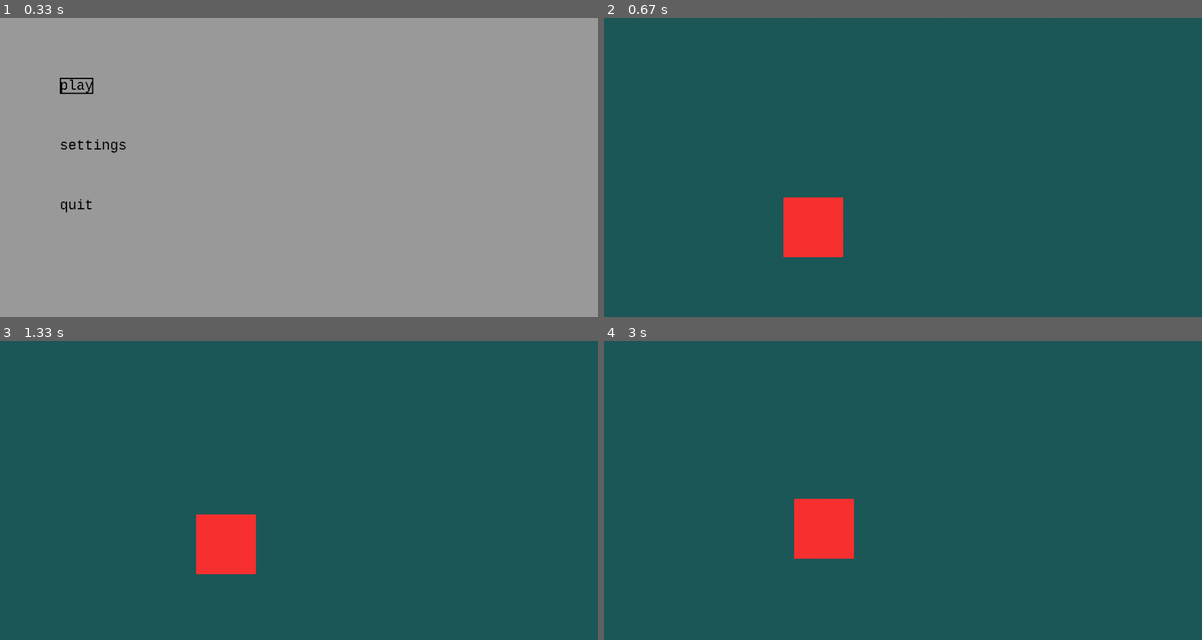
Above: before the commit, frames 1-4 (two rows, left to right).
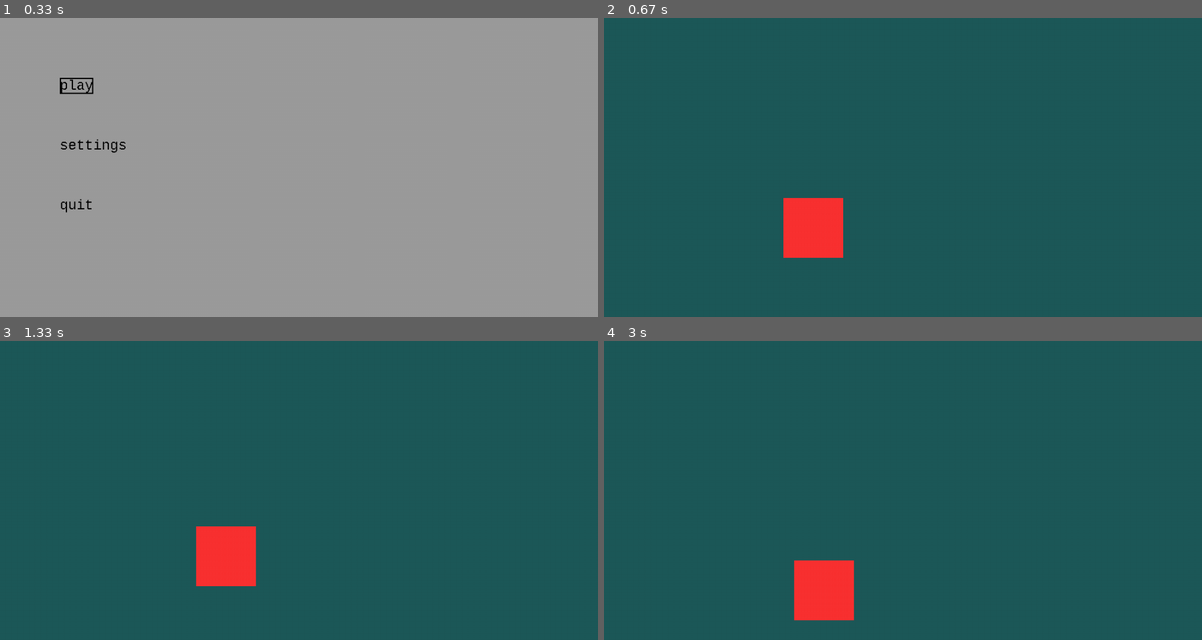
Above: after the commit, the same moments.

Repository: PavelAltynnikov/pygame-controls
Game: pygame game, started from sandbox/__main__.py
Same seed, same stepped clock (60 frames per second), same inputs: the game is played once before the commit and once after it.
Inputs:
- Up to frame 1 (0.33 s): no input
- Up to frame 2 (0.67 s): tap Enter at 0.33 s
- Up to frame 3 (1.33 s): hold Right 0.67-1.13 s; hold Up from 1.17 s (still down)
- Up to frame 4 (3 s): release Up at 1.47 s; hold Right 1.5-1.97 s; hold Left 2-2.53 s; hold Down 2.57-2.87 s; hold Left from 2.9 s (still down)

Frame 1 is identical in both runs. In frame 2, less than 0.1% of the frame differs, in the area x 30-40%, y 60-81%; in frame 3, 0.8%; in frame 4, 4.1%, in the area x 31-42%, y 52-94%.

Commit message:
add jumping movement

Diff:
--- a/sandbox/game_rules.py
+++ b/sandbox/game_rules.py
@@ -1,30 +1,36 @@
-from .model import Character, Point
+from .model import Character
 from .controllers import Controller
 
 
 class Mover:
     def __init__(self, controller: Controller):
         self._controller = controller
+        self._gravitation = 0.005
+        self._start_speed = -1.5
+        self._current_speed = 0
 
     def move_character(self, character: Character):
-        speed = 0
-        character.move_to(
-            Point(
-                x=self._get_new_x(character.location.x, speed),
-                y=self._get_new_y(character.location.y, speed)
-            )
-        )
+        character.change_x(self._calculate_x(speed=0))
+        character.change_y(self._calculate_y(character))
 
-    def _get_new_x(self, start_x: float, speed: float) -> float:
+    def reset(self, character: Character):
+        self._current_speed = 0
+        character.is_jumping = False
+
+    def _calculate_x(self, speed: float) -> float:
         if self._controller.move_right.activated:
-            return start_x + self._controller.move_right.value + speed
+            return self._controller.move_right.value + speed
         if self._controller.move_left.activated:
-            return start_x - abs(self._controller.move_left.value) - speed
-        return start_x
+            return self._controller.move_left.value - speed
+        return 0
 
-    def _get_new_y(self, start_y: float, speed: float) -> float:
-        if self._controller.move_up.activated:
-            return start_y - abs(self._controller.move_up.value) - speed
-        if self._controller.move_down.activated:
-            return start_y + self._controller.move_down.value + speed
-        return start_y
+    def _calculate_y(self, character: Character) -> float:
+        if self._controller.move_up.activated and not character.is_jumping:
+            self._current_speed = self._start_speed
+            character.is_jumping = True
+        elif character.is_jumping:
+            self._current_speed += self._gravitation
+        else:
+            self._current_speed = 0
+
+        return self._current_speed
--- a/sandbox/model.py
+++ b/sandbox/model.py
@@ -7,7 +7,8 @@
 class Character:
     def __init__(self, start_point: Point):
         self._location = start_point
-        self.is_jumping = False
+        # немного не интуитивно, но надо подумать об этом ещё раз.
+        self.is_jumping = True
 
     @property
     def location(self) -> Point:
--- a/sandbox/view/windows.py
+++ b/sandbox/view/windows.py
@@ -218,7 +218,12 @@
 
     def _move_all_objects(self):
         # TODO: вот это полная хуйня из-за _sprite._character
-        self._mover.move_character(character=self._sprite._character)
+        character = self._sprite._character
+
+        if character.location.y >= self._size[1] - 100:
+            self._mover.reset(character)
+
+        self._mover.move_character(character=character)
 
     def _update_all_objects(self):
         self._sprite.update()
